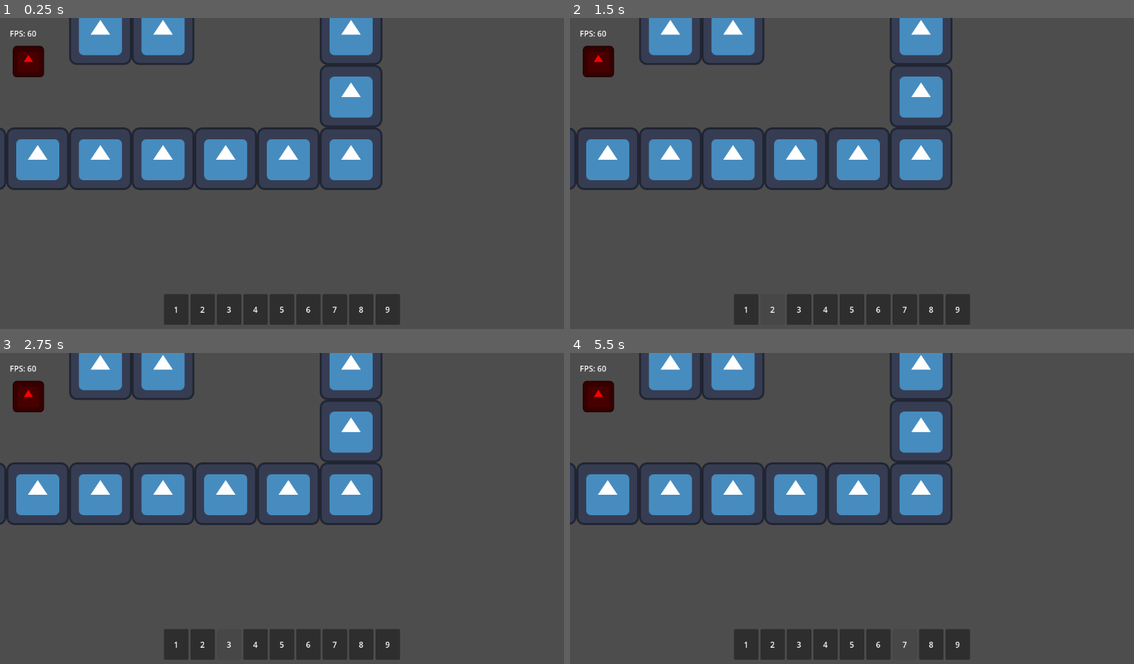
Above: before the commit, frames 1-4 (two rows, left to right).
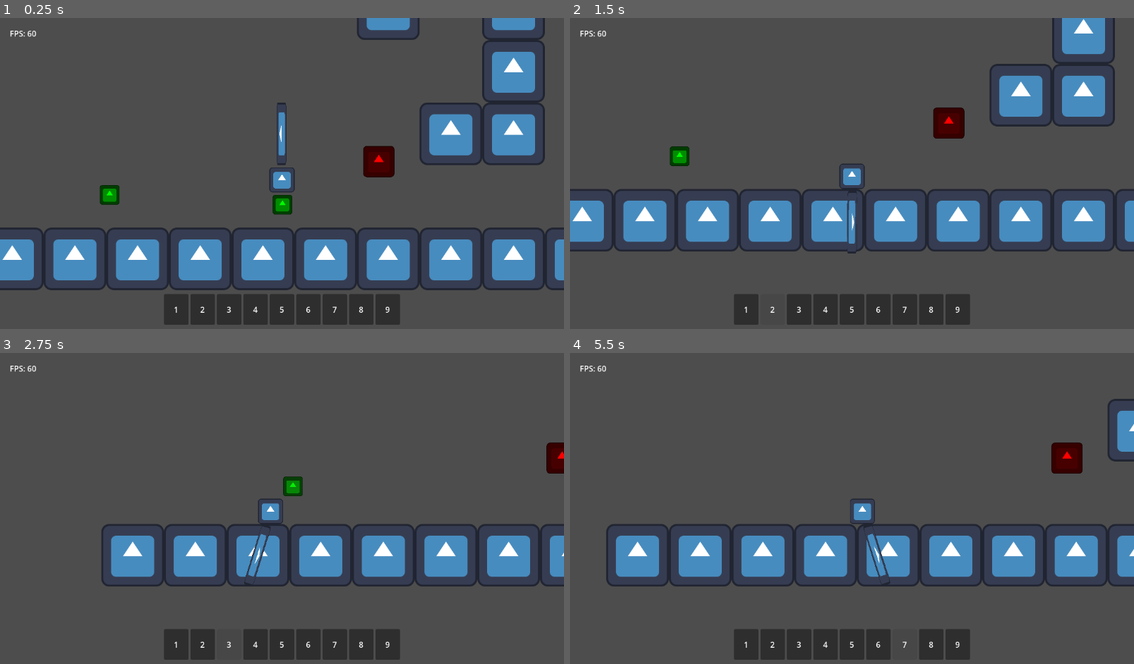
Above: after the commit, the same moments.

Repository: TheHumanMRP/RPG-Life-Tracker
Game: Godot game, scene res://Folders/Systems/Main/Scenes/main_scene.tscn
Same seed, same stepped clock (60 frames per second), same inputs: the game is played once before the commit and once after it. The engine's default icon, where the game draws it, is replaced by a stand-in: a white triangle on a blue panel in a dark square.
Inputs (mouse positions are in pixels of both pictures, inside the frame that each line leads up to):
- Up to frame 1 (0.25 s): no input
- Up to frame 2 (1.5 s): drag from (744, 310) to (908, 108) at 0.52 s; drag from (773, 310) to (823, 238) at 1.27 s
- Up to frame 3 (2.75 s): tap Enter at 2 s; move the mouse to (231, 645) at 2.02 s; hold A (move_left) from 2.03 s (still down); tap E (equip_item) at 2.1 s; click (231, 645) at 2.17 s
- Up to frame 4 (5.5 s): release A (move_left) at 2.75 s; drag from (823, 645) to (682, 464) at 2.77 s; drag from (852, 645) to (880, 511) at 3.52 s; tap R (respawn) at 4.25, 5 s; drag from (880, 645) to (767, 430) at 4.27 s; move the mouse to (902, 645) at 5.02 s; hold D (move_right) from 5.03 s (still down); tap T (add_test_sword) at 5.1 s; click (902, 645) at 5.17 s

The runs differ from the first frame. In frame 1, 30% of the frame differs, in the area x 0-100%, y 0-88%; in frame 2, 28%; in frame 3, 23%; in frame 4, 25%.
Error before the commit: Parse Error: Could not parse global class "SwordScene" from "res://Folders/Systems/Weapons/sword.gd". (res://Folders/Systems/Player/player.gd:13)
Error after the commit: Invalid access to property or key 'inventory_component' on a base object of type 'Resource (SaveData)'. (res://Folders/Systems/Globals/global.gd:30)

Commit message:
Auto commit at 2026-08-08 18:23:57

Diff:
--- a/Folders/Systems/Weapons/sword.gd
+++ b/Folders/Systems/Weapons/sword.gd
@@ -3,14 +3,14 @@
 
 @onready var attack_component: AttackComponent = AttackComponent.new()
 
-var rotation_speed: float = 5.0
+var rotation_speed: float = 10.0
 
 var target_angle: float = global_position.angle_to_point(get_global_mouse_position())
 
-func _process(_delta: float) -> void:
+func _process(delta: float) -> void:
 	target_angle = global_position.angle_to_point(get_global_mouse_position())
 
-	rotation =
+	rotation = rotate_toward(rotation, target_angle, rotation_speed * delta)
 
 func attack() -> void:
 	var nodes_in_attack_range: Array[Node2D] = self.get_overlapping_bodies()
